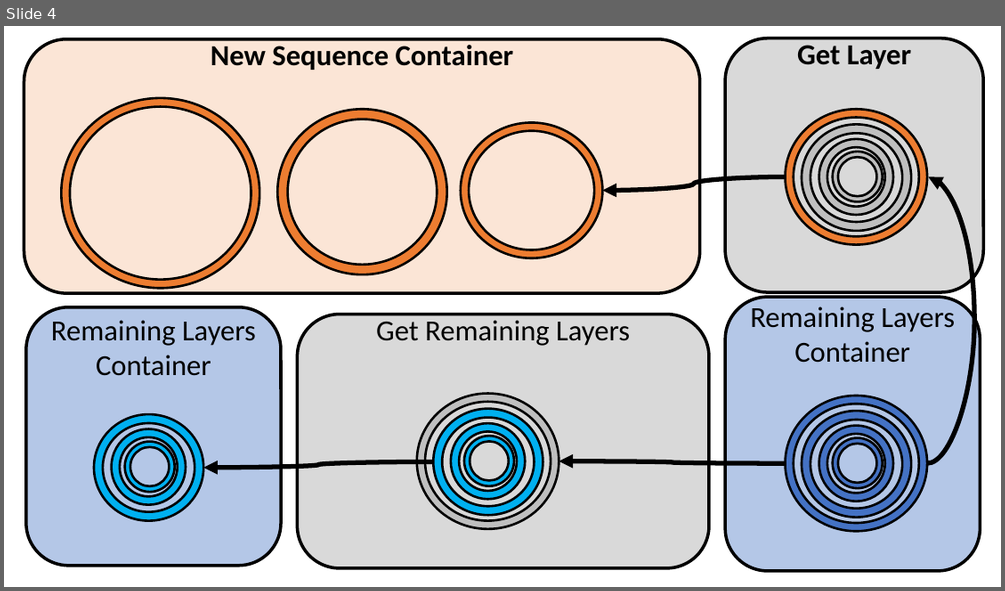
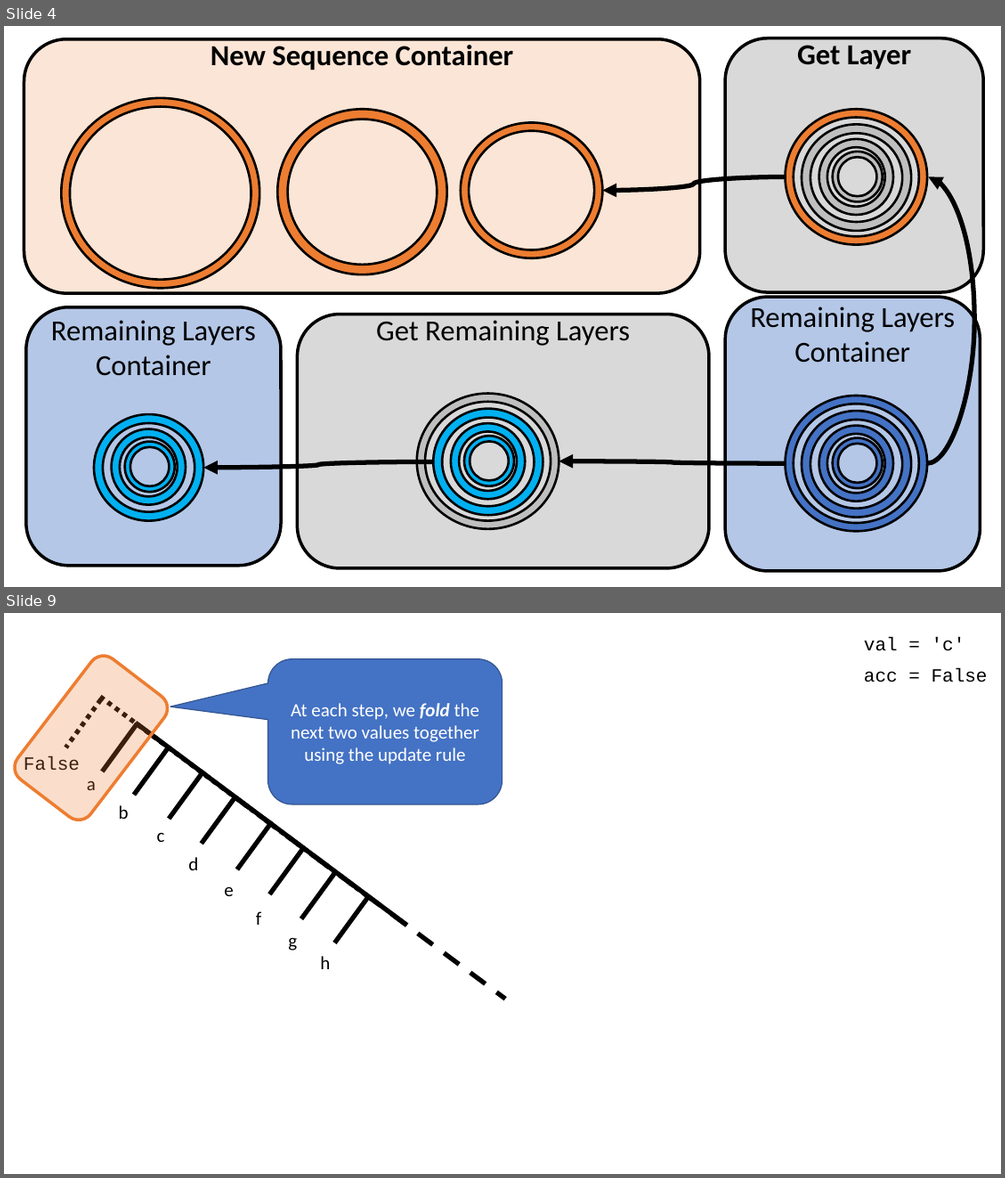
Before and after one commit to ndcallahan0/module_4_lectures, a slide deck: img/image_slides.pptx. Shown one above the other, each under a label of ours: slide 4 before the commit, slides 4 and 9 after it; the slides between them are not shown. The pictures are 1005x591 and 1005x1178 pixels, drawn with LibreOffice and Linux fonts; fonts in the diff are those of the drawing. Boxes give left, top, right and bottom in pixels: in the first picture for what was removed or moved away, otherwise in the second. Text is boxed around its words. In the diff, an @@ line names an element or a change of style, - is before the commit and + after.

Commit message:
Added the next three lectures

```diff
--- a/img/image_slides.pptx
+++ b/img/image_slides.pptx
@@ slide 9 added at box(4, 613, 1001, 1174), background #FFFFFF @@
@@ text added at box(864, 637, 965, 651), 18 pt, text #000000 @@
+val = 'c'
@@ rounded rectangle added at box(8, 650, 174, 827), fill #ED7D31 at 25% opacity, outline #ED7D31 3 pt @@
@@ rounded speech box added at box(268, 659, 502, 804), fill #4472C4, outline #325491 1 pt, 18 pt, text #FFFFFF @@
+At each step, we fold the next two values together using the update rule
@@ text added at box(864, 668, 987, 682), 18 pt, text #000000 @@
+acc = False
@@ line added from (100, 699) to (66, 747), #000000 4.5 pt dashed @@
@@ line added from (100, 697) to (372, 900), #000000 4.5 pt dashed @@
@@ line added from (138, 723) to (102, 771), #000000 4.5 pt @@
@@ line added from (136, 723) to (407, 925), #000000 4.5 pt @@
@@ text added at box(24, 756, 80, 770), 18 pt, text #000000 @@
+False
@@ line added from (169, 747) to (134, 795), #000000 4.5 pt @@
@@ line added from (203, 771) to (169, 819), #000000 4.5 pt @@
@@ text added at box(87, 781, 96, 790), 18 pt, text #000000 @@
+a
@@ line added from (236, 795) to (202, 844), #000000 4.5 pt @@
@@ line added from (234, 796) to (505, 999), #000000 4.5 pt dashed @@
@@ text added at box(119, 805, 129, 819), 18 pt, text #000000 @@
+b
@@ line added from (273, 821) to (237, 869), #000000 4.5 pt @@
@@ text added at box(157, 833, 165, 842), 18 pt, text #000000 @@
+c
@@ line added from (305, 846) to (269, 894), #000000 4.5 pt @@
@@ text added at box(188, 857, 198, 870), 18 pt, text #000000 @@
+d
@@ line added from (336, 871) to (301, 919), #000000 4.5 pt @@
@@ text added at box(224, 887, 233, 896), 18 pt, text #000000 @@
+e
@@ line added from (370, 895) to (334, 943), #000000 4.5 pt @@
@@ text added at box(256, 911, 261, 925), 18 pt, text #000000 @@
+f
@@ text added at box(288, 938, 297, 950), 18 pt, text #000000 @@
+g
@@ text added at box(320, 956, 330, 969), 18 pt, text #000000 @@
+h
```
Also in this commit, not shown: 13 other slides added, 3 other files.
